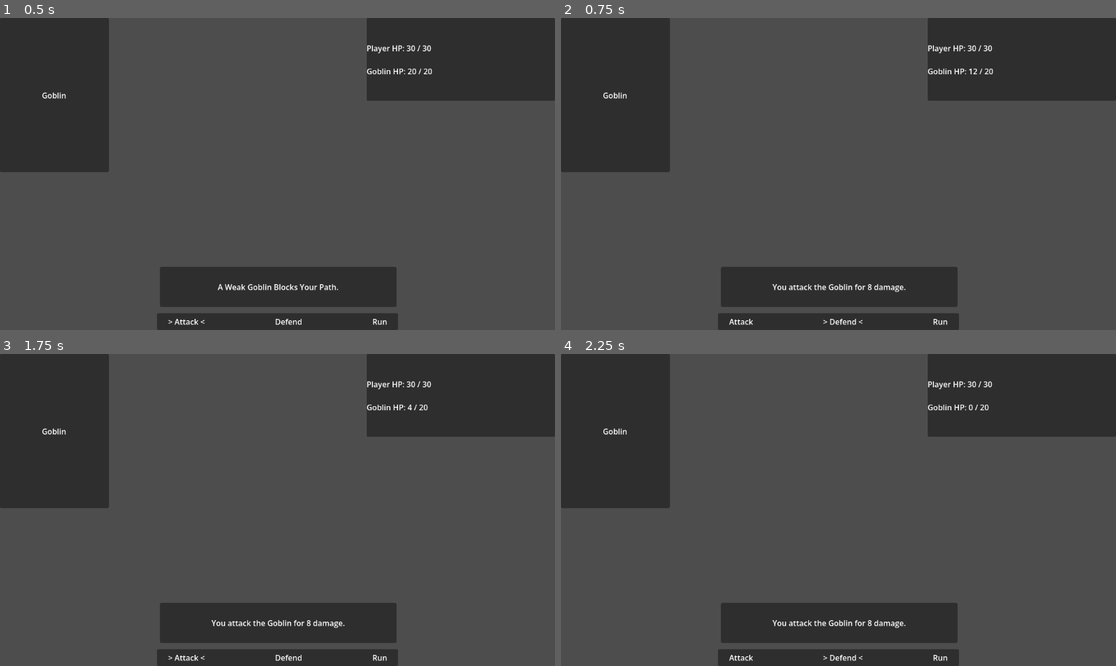
Above: before the commit, frames 1-4 (two rows, left to right).
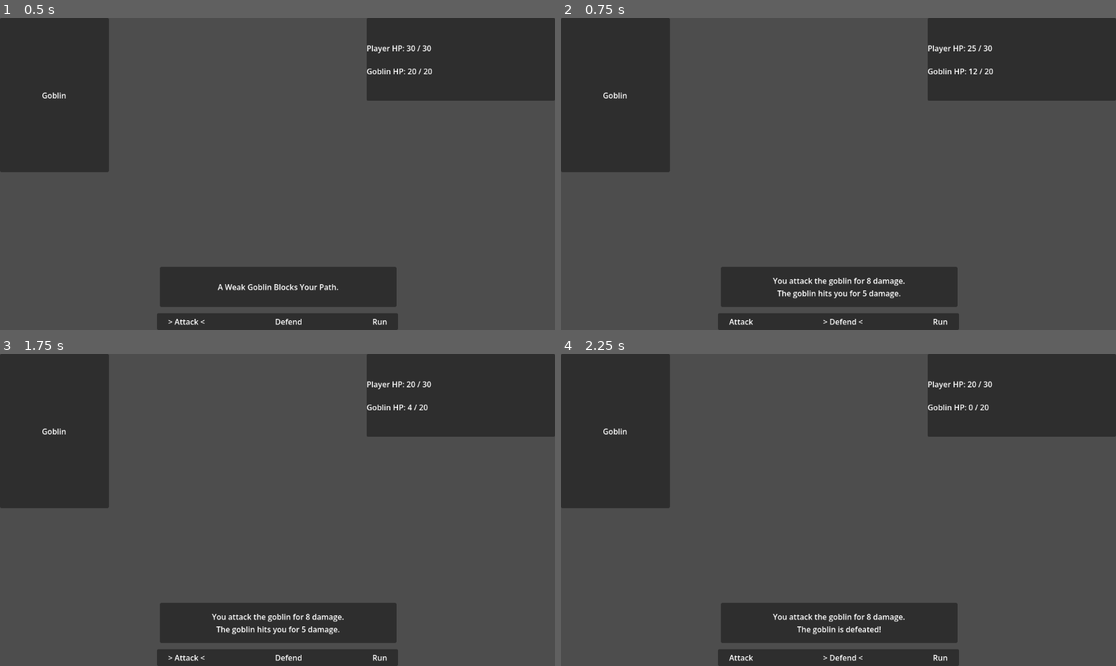
Above: after the commit, the same moments.

Repository: RaoulTheF00l/Tower-Slice
Game: Godot game, scene res://Scene/combat.tscn
Two runs of this game, one before a commit and one after it. Both use one fixed random seed, a clock stepped at 60 frames per second and the inputs below. This scene is started directly instead of the project's main scene.
Inputs:
- Up to frame 1 (0.5 s): no input
- Up to frame 2 (0.75 s): tap Enter (ui_accept) at 0.5 s; hold Right (ui_right) from 0.53 s (still down)
- Up to frame 3 (1.75 s): tap Enter (ui_accept) at 0.77, 1.25, 1.52 s; release Right (ui_right) at 1.28 s; hold Left (ui_left) from 1.28 s (still down)
- Up to frame 4 (2.25 s): tap Enter (ui_accept) at 2 s; release Left (ui_left) at 2.03 s; hold Right (ui_right) from 2.03 s (still down)

Frame 1 is identical in both runs. In frame 2, 0.7% of the frame differs, in the area x 38-75%, y 8-90%; in frame 3, 0.7%; in frame 4, 0.7%.

Commit message:
added enemyturn

Diff:
--- a/Scene/combat.gd
+++ b/Scene/combat.gd
@@ -99,5 +99,24 @@
 	if enemy_hp < 0:
 		enemy_hp = 0
 
-	message_label.text = "You attack the " + enemy_name + " for " + str(player_attack_damage) + " damage."
+	message_label.text = "You attack the goblin for " + str(player_attack_damage) + " damage."
 	_update_status()
+
+	if enemy_hp <= 0:
+		message_label.text += "\nThe goblin is defeated!"
+		return
+
+	_enemy_turn()
+
+
+func _enemy_turn() -> void:
+	player_hp -= enemy_attack_damage
+
+	if player_hp < 0:
+		player_hp = 0
+
+	message_label.text += "\nThe goblin hits you for " + str(enemy_attack_damage) + " damage."
+	_update_status()
+
+	if player_hp <= 0:
+		message_label.text += "\nYou were defeated..."
